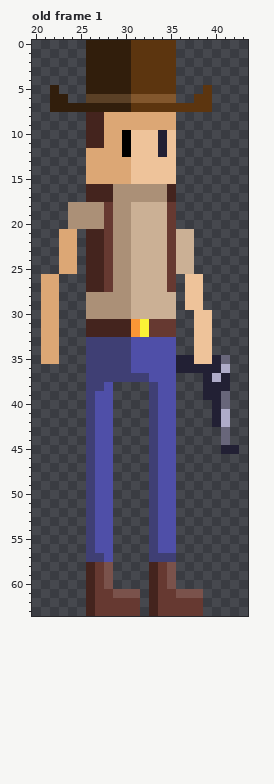
Pixel-art file, stored at Art/Raw Files/cowboy-0003.aseprite. This is how it looked before the edit.
64x64 pixels, 1 frame. Shown: old frame 1: x 20..43, y 0..63. The commit also changed other frames, which this record leaves out.
The result:
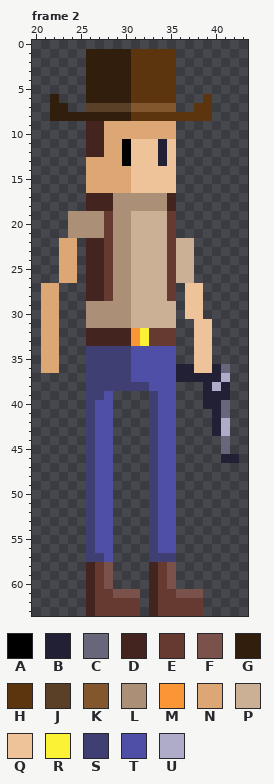
Palette (. is transparent): A #000000  B #222034  C #68667a  D #44241e  E #663931  F #7a524b  G #311e0c  H #5c350f  J #5a4026  K #82572d  L #ab9077  M #fb9636  N #dca775  P #cbb095  Q #eec39a  R #fbf236  S #3f3f74  T #4f4fa8  U #afacc9
A new or re-ordered frame is compared with the old frame closest to it.
Difference:
{"change": "frames 1 -> 5"}
{"where": "frame 2 is new; against old frame 1"}
{"frame":2,"y":0,"x":26,"old":"GGGGGHHHHH","new":".........."}
{"frame":2,"y":5,"x":22,"old":"G","new":"."}
{"frame":2,"y":5,"x":39,"old":"H","new":"."}
{"frame":2,"y":6,"x":23,"old":"G","new":"."}
{"frame":2,"y":6,"x":26,"old":"JJJJJKKKKK","new":"GGGGGHHHHH"}
{"frame":2,"y":6,"x":38,"old":"H","new":"."}
{"frame":2,"y":7,"x":24,"old":"GGGGGGGHHHHHHH","new":"..JJJJJKKKKK.."}
{"frame":2,"y":8,"x":22,"old":"....DDNNNNNNNN....","new":"GGGGGGGGGHHHHHHHHH"}
{"frame":2,"y":10,"x":30,"old":"AQQQBQ","new":"NNNNNN"}
{"frame":2,"y":12,"x":26,"old":"NN","new":"DD"}
{"frame":2,"y":13,"x":30,"old":"N","new":"A"}
{"frame":2,"y":13,"x":34,"old":"Q","new":"B"}
{"frame":2,"y":16,"x":26,"old":"DDDLLLLLLD","new":"NNNNNQQQQQ"}
{"frame":2,"y":18,"x":24,"old":"LLLLE","new":"..DDD"}
{"frame":2,"y":18,"x":31,"old":"PPPPE","new":"LLLLD"}
{"frame":2,"y":21,"x":23,"old":"NN.DD","new":".LLLL"}
{"frame":2,"y":21,"x":36,"old":"PP","new":".."}
{"frame":2,"y":26,"x":21,"old":"NN..","new":"..NN"}
{"frame":2,"y":26,"x":36,"old":".QQ","new":"PP."}
{"frame":2,"y":28,"x":26,"old":"LLL","new":"DDE"}
{"frame":2,"y":28,"x":35,"old":"P","new":"E"}
{"frame":2,"y":30,"x":37,"old":".","new":"Q"}
{"frame":2,"y":30,"x":39,"old":"Q","new":"."}
{"frame":2,"y":31,"x":26,"old":"DDDDDMREEE","new":"LLLLLPPPPP"}
{"frame":2,"y":33,"x":26,"old":"SSSSSTTTTT","new":"DDDDDMREEE"}
{"frame":2,"y":35,"x":36,"old":"BB","new":".."}
{"frame":2,"y":35,"x":40,"old":"BC","new":".."}
{"frame":2,"y":36,"x":21,"old":"..","new":"NN"}
{"frame":2,"y":36,"x":38,"old":"BB","new":"QQ"}
{"frame":2,"y":36,"x":41,"old":"U","new":"C"}
{"frame":2,"y":37,"x":31,"old":"SS","new":"TT"}
{"frame":2,"y":37,"x":36,"old":"...","new":"BBB"}
{"frame":2,"y":37,"x":40,"old":"UB","new":"BU"}
{"frame":2,"y":38,"x":28,"old":"T....S","new":"SSSSST"}
{"frame":2,"y":38,"x":40,"old":"B","new":"U"}
{"frame":2,"y":39,"x":27,"old":"T","new":"S"}
{"frame":2,"y":39,"x":41,"old":"C","new":"B"}
{"frame":2,"y":40,"x":39,"old":".","new":"B"}
{"frame":2,"y":41,"x":41,"old":"U","new":"C"}
{"frame":2,"y":43,"x":40,"old":".C","new":"BU"}
{"frame":2,"y":45,"x":41,"old":"BB","new":"C."}
{"frame":2,"y":46,"x":41,"old":"..","new":"BB"}
